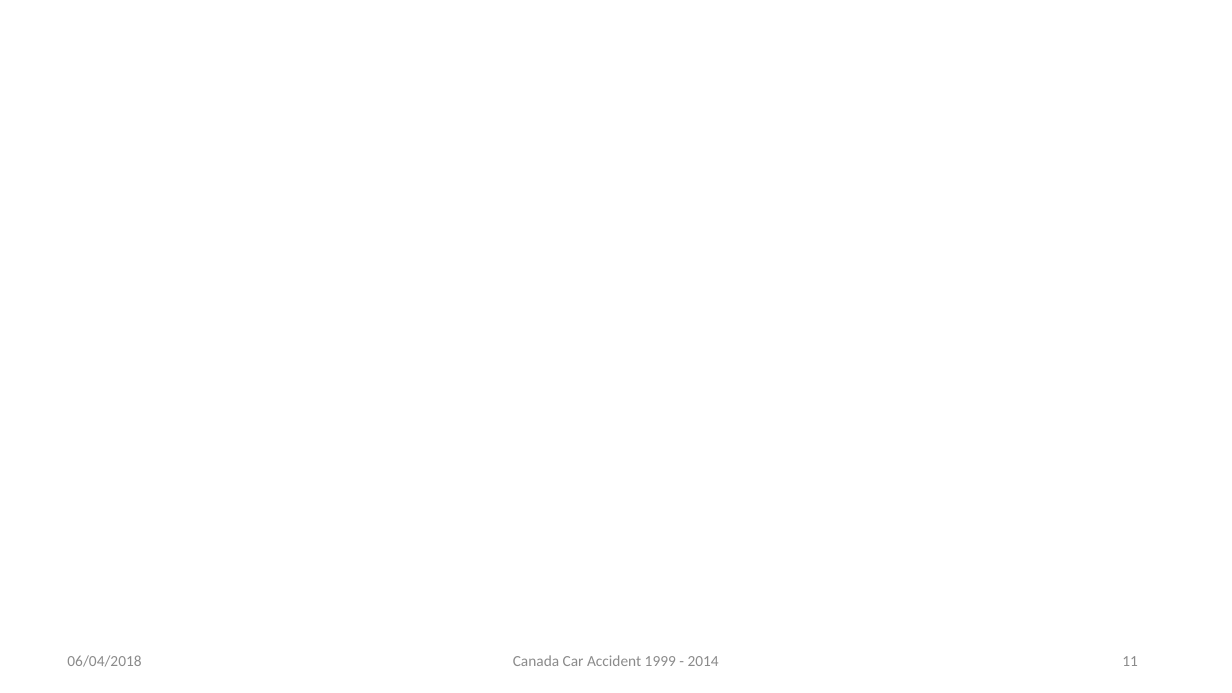
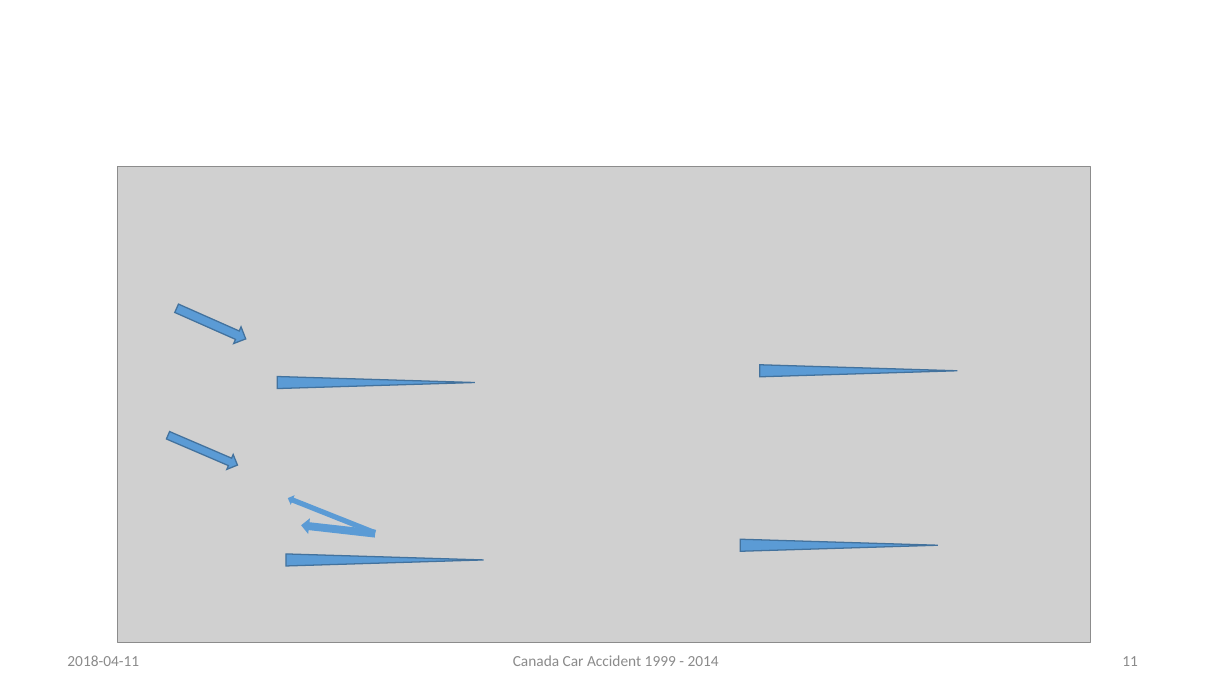
Before and after one commit to rynho/3250-G3, a slide deck: slide 11 of Deliverable/Presentation.pptx. Drawn at 1232x693 pixels with LibreOffice and Linux fonts; fonts in the diff are those of the drawing; grey boxes stand for pictures; background and template pictures are left out. Boxes give left, top, right and bottom in pixels: in the first picture for what was removed or moved away, otherwise in the second. Text is boxed around its words. In the diff, an @@ line names an element or a change of style, - is before the commit and + after.

```diff
--- a/Deliverable/Presentation.pptx
+++ b/Deliverable/Presentation.pptx
@@ picture added at (117,166,1091,642) @@
@@ right arrow added at (173,300,250,347), fill #5B9BD5, outline #43739E 1 pt @@
@@ triangle added at (277,377,475,389), fill #5B9BD5, outline #43739E 1 pt @@
@@ triangle added at (760,365,958,377), fill #5B9BD5, outline #43739E 1 pt @@
@@ right arrow added at (164,428,241,473), fill #5B9BD5, outline #43739E 1 pt @@
@@ right arrow added at (286,493,377,537), fill #5B9BD5 @@
@@ right arrow added at (301,517,377,541), fill #5B9BD5 @@
@@ triangle added at (741,539,939,551), fill #5B9BD5, outline #43739E 1 pt @@
@@ triangle added at (286,554,484,566), fill #5B9BD5, outline #43739E 1 pt @@
@@ text at (67,655,139,666): text changed @@
-06/04/2018
+2018-04-11
```
Also in this commit, not shown: 17 other slides changed, 2 slides added, 2 slides removed.
